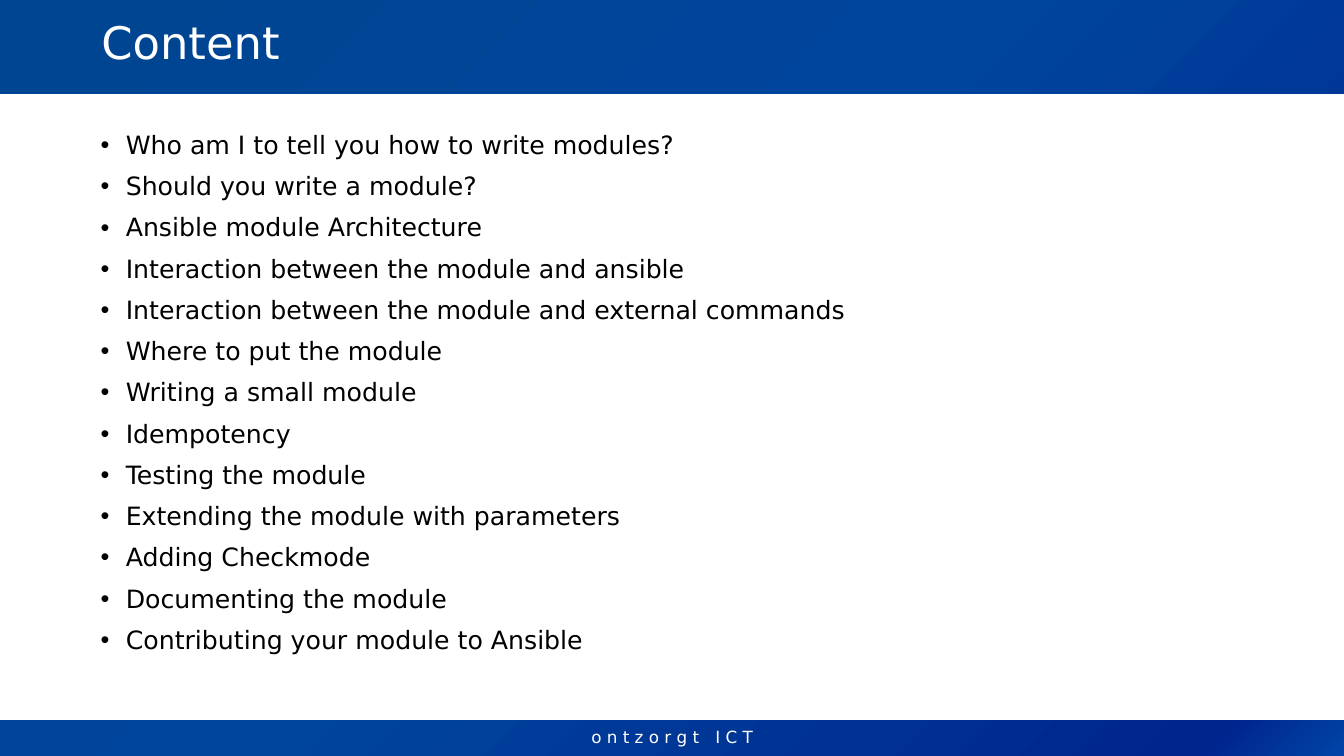
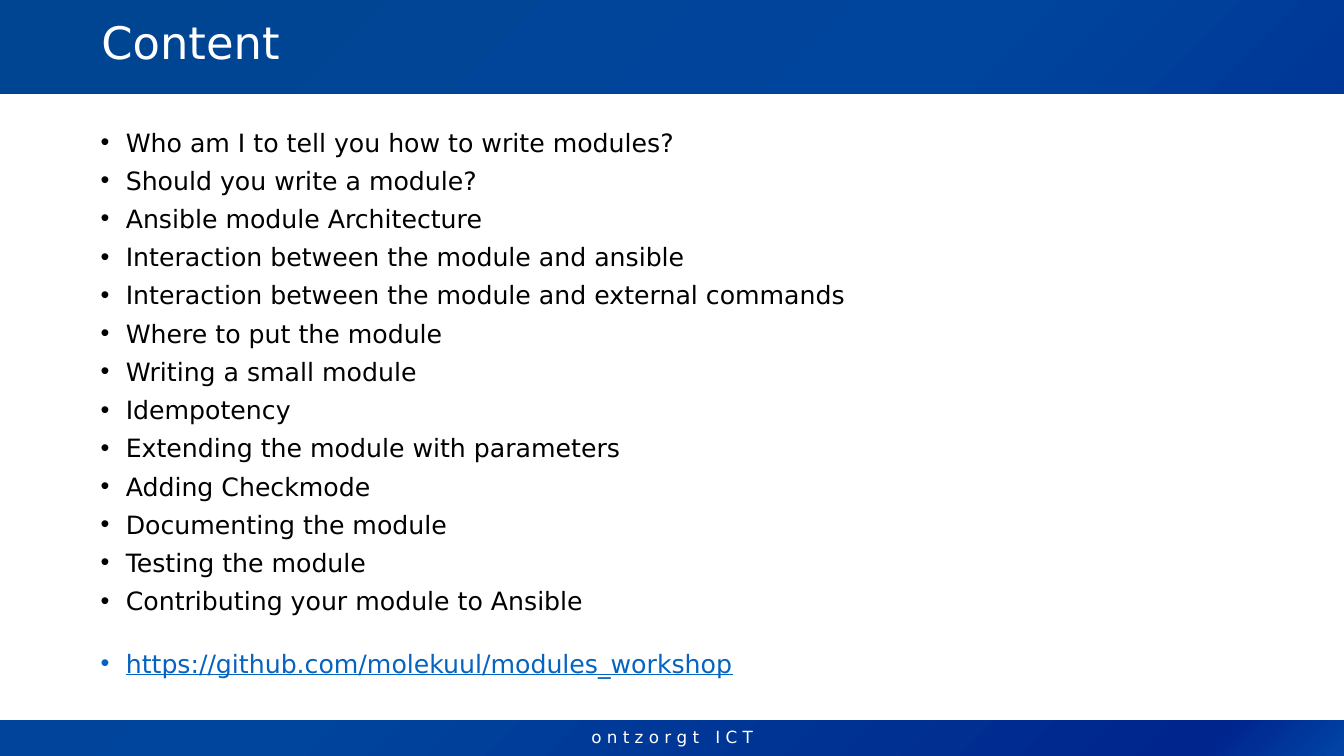
Before and after one commit to molekuul/modules_workshop, a slide deck: slide 4 of Workshop writing Ansible Module.pptx. Drawn at 1344x756 pixels with LibreOffice and Linux fonts; fonts in the diff are those of the drawing; background and template pictures are left out. Boxes give left, top, right and bottom in pixels: in the first picture for what was removed or moved away, otherwise in the second. Text is boxed around its words. In the diff, an @@ line names an element or a change of style, - is before the commit and + after.

```diff
--- a/Workshop writing Ansible Module.pptx
+++ b/Workshop writing Ansible Module.pptx
@@ text at box(126, 133, 845, 616): line spacing 0.9 to 0.8 @@
@@ text at box(126, 465, 366, 490): paragraph removed @@
-• Testing the module
@@ text at box(126, 553, 366, 578): paragraph added @@
+• Testing the module
@@ text at box(126, 654, 732, 679): paragraph added @@
+• https://github.com/molekuul/modules_workshop
```
Also in this commit, not shown: 9 other slides changed, 3 slides added, 1 other file.
